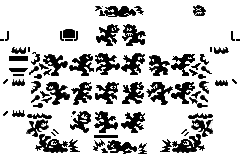
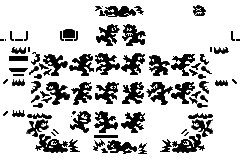
Layer changes from the first (240, 160) image to the second:
added layer "Layer 1" above "Layer 2" over [6, 31, 28, 41]
added layer "Layer 2" above "Background" over [15, 39, 23, 41]
